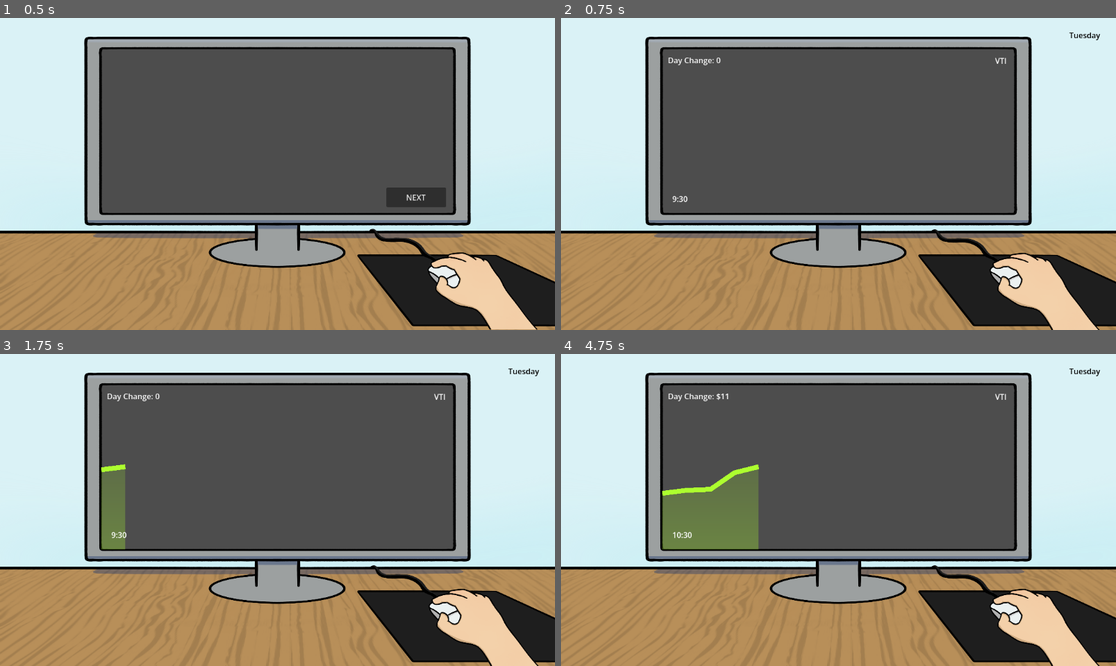
Above: before the commit, frames 1-4 (two rows, left to right).
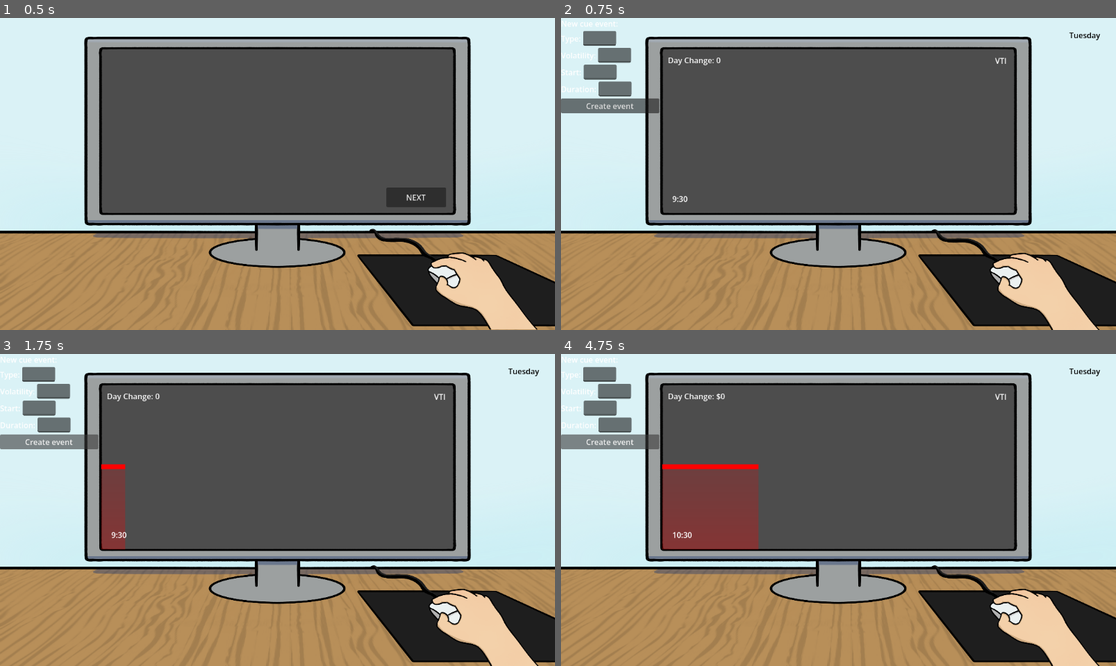
Above: after the commit, the same moments.

Repository: connorheyz/jamfest-2026-buy-signal-game
Game: Godot game, scene res://shop/shop.tscn
Two runs of this game, one before a commit and one after it. Both use one fixed random seed, a clock stepped at 60 frames per second and the inputs below. The project has no main scene, so this scene is started directly.
Inputs (mouse positions are in pixels of both pictures, inside the frame that each line leads up to):
- Up to frame 1 (0.5 s): no input
- Up to frame 2 (0.75 s): click "NEXT" at 0.5 s
- Up to frame 3 (1.75 s): click (49, 441) at 1.25 s, where only the run after the commit has a clickable "Create event"
- Up to frame 4 (4.75 s): click (610, 441) at 2 s, where only the run after the commit has a clickable "Create event"; click (610, 441) at 2.75 s, where only the run after the commit has a clickable "Create event"; tap Enter at 3.5 s; hold A (buy) 3.53-4.28 s; tap Space at 4.25 s; tap D (sell) at 4.35 s

Frame 1 is identical in both runs. In frame 2, 2.1% of the frame differs, in the area x 0-18%, y 0-31%; in frame 3, 3.3%; in frame 4, 6.9%, in the area x 0-36%, y 0-63%.

Commit message:
add manual cue

Diff:
--- a/desktop/minigame.tscn
+++ b/desktop/minigame.tscn
@@ -8,6 +8,7 @@
 [ext_resource type="Script" path="res://desktop/day_label.gd" id="6_7qdim"]
 [ext_resource type="Script" path="res://desktop/clock.gd" id="7_dipoy"]
 [ext_resource type="PackedScene" uid="uid://cj0ka5piaau77" path="res://price_engine/stock_scene.tscn" id="8_mgcpr"]
+[ext_resource type="PackedScene" uid="uid://b4l86xnah0j5g" path="res://queue_up_menu/queue_up_menu.tscn" id="9_sd31f"]
 
 [node name="Desktop" type="Control" unique_id=1725560712 node_paths=PackedStringArray("stock_ticker")]
 layout_mode = 3
@@ -111,3 +112,7 @@
 
 [node name="StockScene" parent="." unique_id=838909554 instance=ExtResource("8_mgcpr")]
 unique_name_in_owner = true
+
+[node name="QueueUpMenu" parent="." unique_id=1808077402 instance=ExtResource("9_sd31f")]
+
+[connection signal="button_queue_up_pressed" from="QueueUpMenu" to="." method="_on_queue_up_menu_button_queue_up_pressed"]
--- a/desktop/stock_minigame.gd
+++ b/desktop/stock_minigame.gd
@@ -19,6 +19,7 @@
 	%HalfHourTimer.timeout.connect(_advance_time)
 	%Clock.update_time_label(current_time)
 	stock_ticker.append_price(Price.new(PlayerSaveState.previous_day_close, 0))
+
 
 func _advance_time() -> void:
 	current_time += 1
@@ -74,3 +75,7 @@
 		stock_ticker.set_color(Color.RED)
 	current_tick += 1
 	%TickTimer.start()
+
+
+func _on_queue_up_menu_button_queue_up_pressed(type: Stock.FunctionType, p_volatility: float, start_ticks: int, duration_ticks: int) -> void:
+	%StockScene.queue_up(type, p_volatility, start_ticks, duration_ticks)
--- a/price_engine/stock.gd
+++ b/price_engine/stock.gd
@@ -9,6 +9,7 @@
 var cue_queue: Array[Cue]
 var dont_change: int ## number of ticks to wait until rerolling out again; set by active cue
 var volatility: float
+var background_volatility: float
 
 enum FunctionType {
 	RANDOM,
@@ -24,6 +25,7 @@
 	cue_queue = []
 	dont_change = 0
 	volatility = 10.0
+	background_volatility = -10.0
 
 ## call on regular interval to check whether to leave the current function
 func reroll_out() -> void:
@@ -43,12 +45,14 @@
 				# move start_ticks forward
 				cue_queue[cue_index].start_ticks -= 1
 
-	if dont_change > 0:
+	if dont_change > 1:
 		dont_change -= 1
+		if dont_change == 1:
+			volatility = background_volatility
 		return
 
 	var roll := rng.randf()
-	print_debug("reroll", roll)
+	# print_debug("reroll", roll)
 	if roll > function_gammas[current_function]:
 		return
 	reroll_in()
@@ -66,4 +70,4 @@
 	cue_queue[-1].volatility = volatility
 	cue_queue[-1].start_ticks = start_ticks
 	cue_queue[-1].duration_ticks = duration_ticks
-	cue_queue.sort_custom(func(x): x.start_ticks)
+	cue_queue.sort_custom(func(x, y): (x.start_ticks < y.start_ticks))
--- a/price_engine/stock_scene.gd
+++ b/price_engine/stock_scene.gd
@@ -13,7 +13,7 @@
 	do_tick()
 
 func do_tick() -> float:
-	print_debug("current", stock.current_function, "price", price)
+	# print_debug("current", stock.current_function, "price", price)
 	stock.reroll_out()
 	var diff := stock.get_next_diff()
 	price += diff
--- a/project.godot
+++ b/project.godot
@@ -17,6 +17,10 @@
 [autoload]
 
 PlayerSaveState="*uid://b4ospbhkc3pt6"
+
+[dotnet]
+
+project/assembly_name="Jamfest Buy Signal"
 
 [input]
 
--- /dev/null
+++ b/queue_up_menu/queue_up_menu.gd
@@ -0,0 +1,17 @@
+extends Node2D
+
+signal button_queue_up_pressed(type: Stock.FunctionType, p_volatility: float, start_ticks: int, duration_ticks: int)
+
+# Called when the node enters the scene tree for the first time.
+func _ready() -> void:
+	pass # Replace with function body.
+
+
+# Called every frame. 'delta' is the elapsed time since the previous frame.
+func _process(delta: float) -> void:
+	pass
+
+
+func _on_button_pressed() -> void:
+	button_queue_up_pressed.emit(int(%TypeLineEdit.text), float(%VolatilityLineEdit.text), int(%StartLineEdit.text), int(%DurationLineEdit.text))
+	pass
--- /dev/null
+++ b/queue_up_menu/queue_up_menu.tscn
@@ -0,0 +1,70 @@
+[gd_scene format=3 uid="uid://b4l86xnah0j5g"]
+
+[ext_resource type="Script" uid="uid://d2ni0oov31jlx" path="res://queue_up_menu/queue_up_menu.gd" id="1_vh60u"]
+
+[node name="QueueUpMenu" type="Node2D" unique_id=1808077402]
+script = ExtResource("1_vh60u")
+
+[node name="AspectRatioContainer" type="AspectRatioContainer" parent="." unique_id=1817837942]
+offset_right = 204.0
+offset_bottom = 204.0
+
+[node name="VBoxContainer" type="VBoxContainer" parent="AspectRatioContainer" unique_id=1617967805]
+layout_mode = 2
+
+[node name="Label" type="Label" parent="AspectRatioContainer/VBoxContainer" unique_id=546662633]
+layout_mode = 2
+text = "New cue event:"
+
+[node name="HBoxContainer" type="HBoxContainer" parent="AspectRatioContainer/VBoxContainer" unique_id=1470860945]
+layout_mode = 2
+
+[node name="Label" type="Label" parent="AspectRatioContainer/VBoxContainer/HBoxContainer" unique_id=1137755270]
+layout_mode = 2
+text = "Type:"
+
+[node name="TypeLineEdit" type="LineEdit" parent="AspectRatioContainer/VBoxContainer/HBoxContainer" unique_id=2125785380]
+unique_name_in_owner = true
+layout_mode = 2
+alignment = 3
+
+[node name="HBoxContainer2" type="HBoxContainer" parent="AspectRatioContainer/VBoxContainer" unique_id=2144592581]
+layout_mode = 2
+
+[node name="Label" type="Label" parent="AspectRatioContainer/VBoxContainer/HBoxContainer2" unique_id=320981626]
+layout_mode = 2
+text = "Volatility:"
+
+[node name="VolatilityLineEdit" type="LineEdit" parent="AspectRatioContainer/VBoxContainer/HBoxContainer2" unique_id=1797098410]
+unique_name_in_owner = true
+layout_mode = 2
+alignment = 3
+
+[node name="HBoxContainer3" type="HBoxContainer" parent="AspectRatioContainer/VBoxContainer" unique_id=1412410528]
+layout_mode = 2
+
+[node name="Label" type="Label" parent="AspectRatioContainer/VBoxContainer/HBoxContainer3" unique_id=1592125964]
+layout_mode = 2
+text = "Start:"
+
+[node name="StartLineEdit" type="LineEdit" parent="AspectRatioContainer/VBoxContainer/HBoxContainer3" unique_id=956614048]
+unique_name_in_owner = true
+layout_mode = 2
+alignment = 2
+
+[node name="HBoxContainer4" type="HBoxContainer" parent="AspectRatioContainer/VBoxContainer" unique_id=702080002]
+layout_mode = 2
+
+[node name="Label" type="Label" parent="AspectRatioContainer/VBoxContainer/HBoxContainer4" unique_id=1971237445]
+layout_mode = 2
+text = "Duration:"
+
+[node name="DurationLineEdit" type="LineEdit" parent="AspectRatioContainer/VBoxContainer/HBoxContainer4" unique_id=1390629311]
+unique_name_in_owner = true
+layout_mode = 2
+
+[node name="Button" type="Button" parent="AspectRatioContainer/VBoxContainer" unique_id=867991519]
+layout_mode = 2
+text = "Create event"
+
+[connection signal="pressed" from="AspectRatioContainer/VBoxContainer/Button" to="." method="_on_button_pressed"]
Not shown, added: queue_up_menu/queue_up_menu.gd.uid
